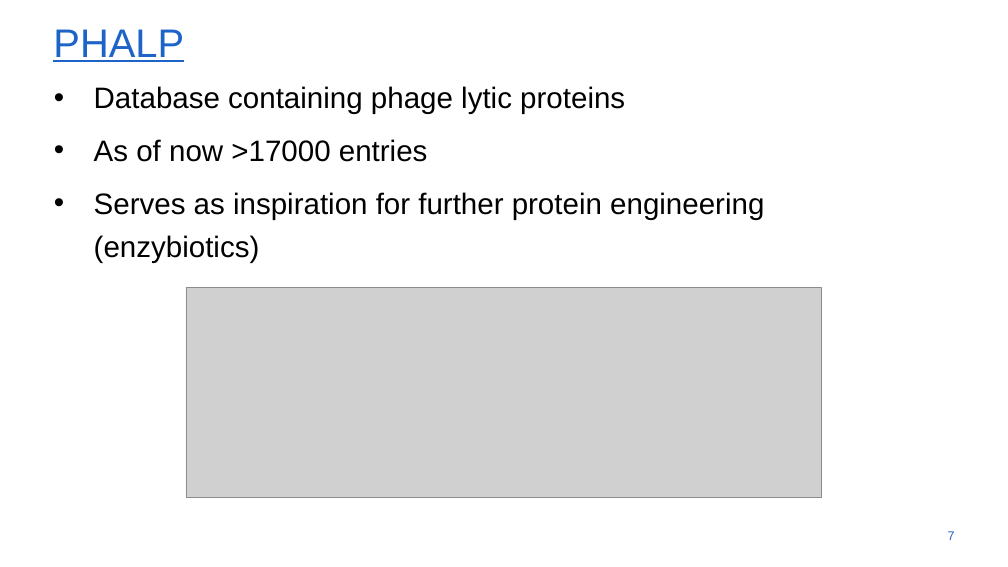
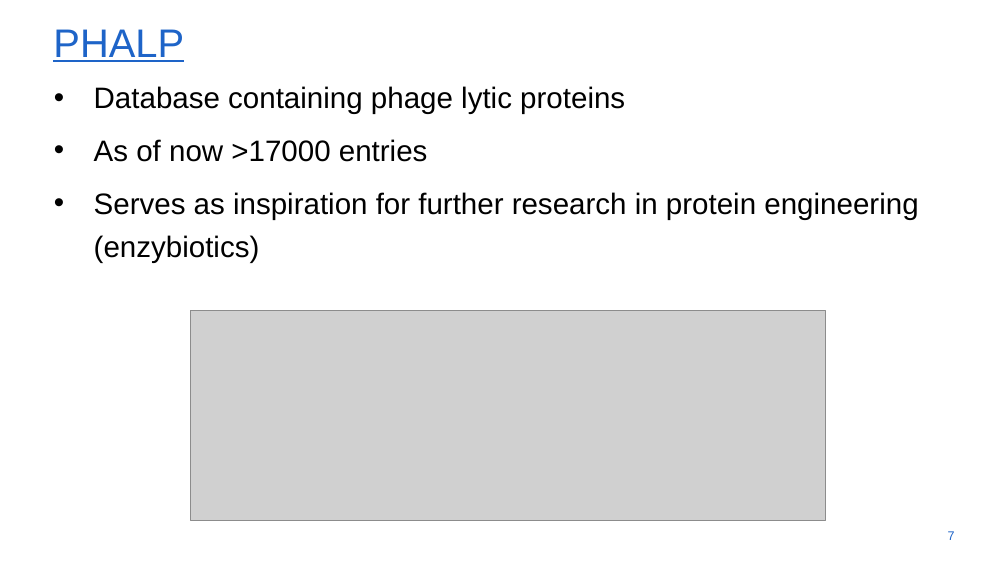
Before and after one commit to Micjanov/Master-Thesis, a slide deck: slide 7 of preliminary_HDC_MichaelFatjanov.pptx. Drawn at 1008x567 pixels with LibreOffice and Linux fonts; fonts in the diff are those of the drawing; grey boxes stand for pictures; background and template pictures are left out. Boxes give left, top, right and bottom in pixels: in the first picture for what was removed or moved away, otherwise in the second. Text is boxed around its words. In the diff, an @@ line names an element or a change of style, - is before the commit and + after.

```diff
--- a/preliminary_HDC_MichaelFatjanov.pptx
+++ b/preliminary_HDC_MichaelFatjanov.pptx
@@ text at <box>94,192,918,262</box>: text changed @@
-• Serves as inspiration for further protein engineering
-  (enzybiotics)
+• Serves as inspiration for further research in protein engineering (enzybiotics)
@@ picture: place and size @@
-picture at <box>186,288,821,498</box>
+picture at <box>190,310,826,520</box>
```
Also in this commit, not shown: 4 other slides changed, 1 other file.
